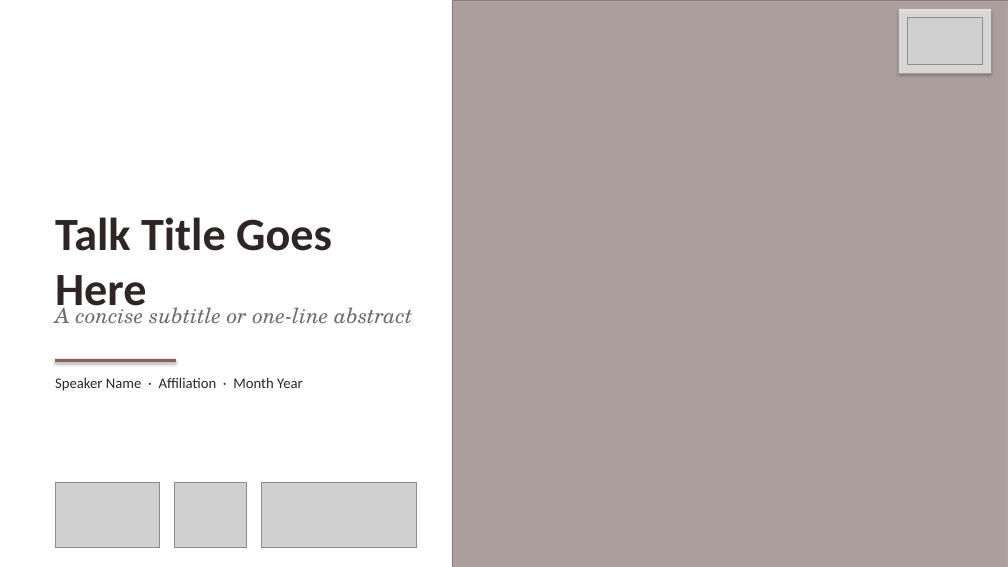
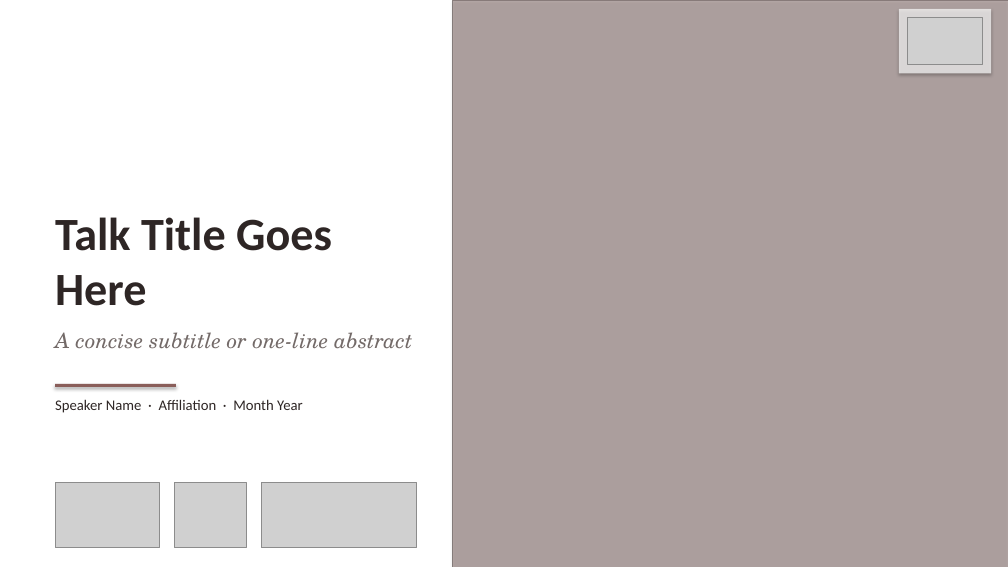
Before and after one commit to preordinary/KCLNLP_SlidesTemplate, a slide deck: slide 3 of templates/dusty_rose/KCLNLP_DustyRose.potx. Drawn at 1008x567 pixels with LibreOffice and Linux fonts; fonts in the diff are those of the drawing; grey boxes stand for pictures. Boxes give left, top, right and bottom in pixels: in the first picture for what was removed or moved away, otherwise in the second. Text is boxed around its words. In the diff, an @@ line names an element or a change of style, - is before the commit and + after.

```diff
--- a/templates/dusty_rose/KCLNLP_DustyRose.potx
+++ b/templates/dusty_rose/KCLNLP_DustyRose.potx
@@ text "A concise subtitle or one-line ..." rewrapped from box(55, 303, 412, 324) to box(55, 332, 412, 349) @@
@@ rectangle: place and size @@
-rectangle at box(55, 359, 176, 362)
+rectangle at box(55, 384, 176, 387)
@@ text "Speaker Name · Affiliation · ...": place and size @@
-text "Speaker Name · Affiliation · ..." at box(55, 377, 303, 391)
+text "Speaker Name · Affiliation · ..." at box(55, 399, 303, 413)
```
Also in this commit, not shown: 7 other files.
